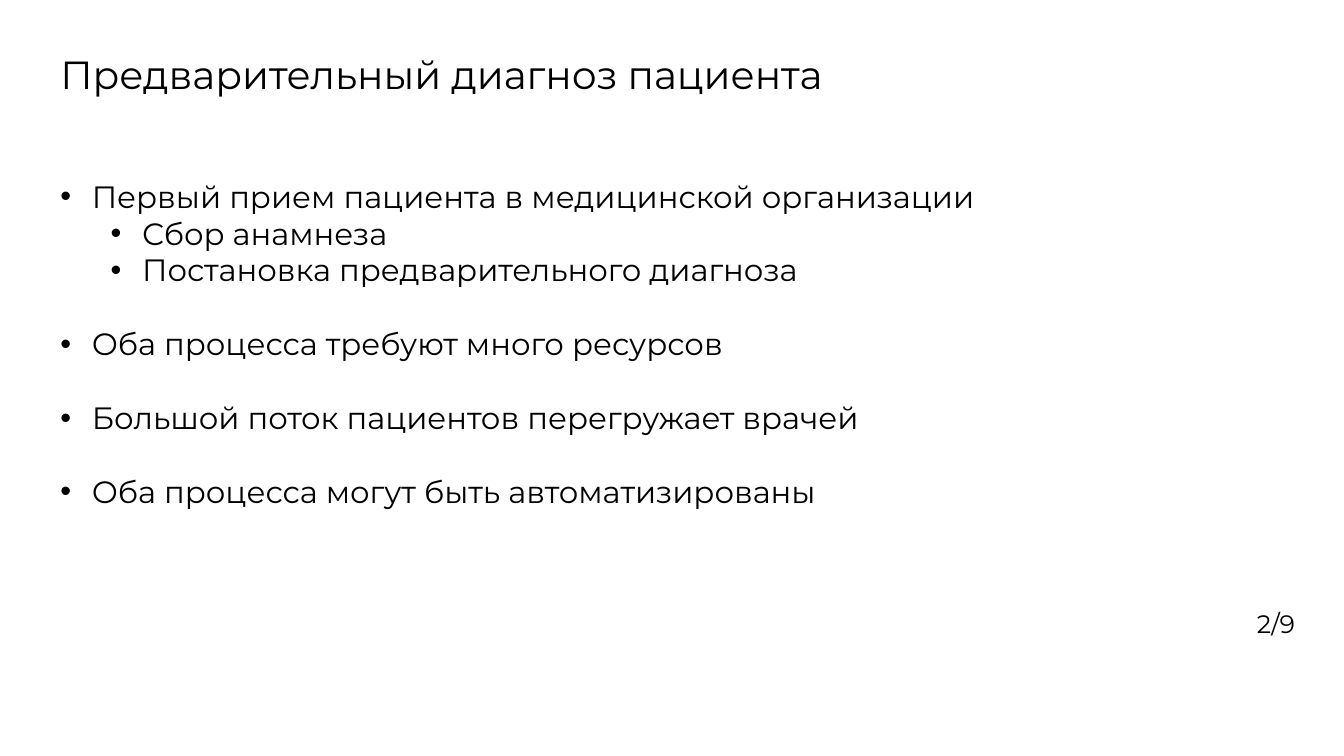
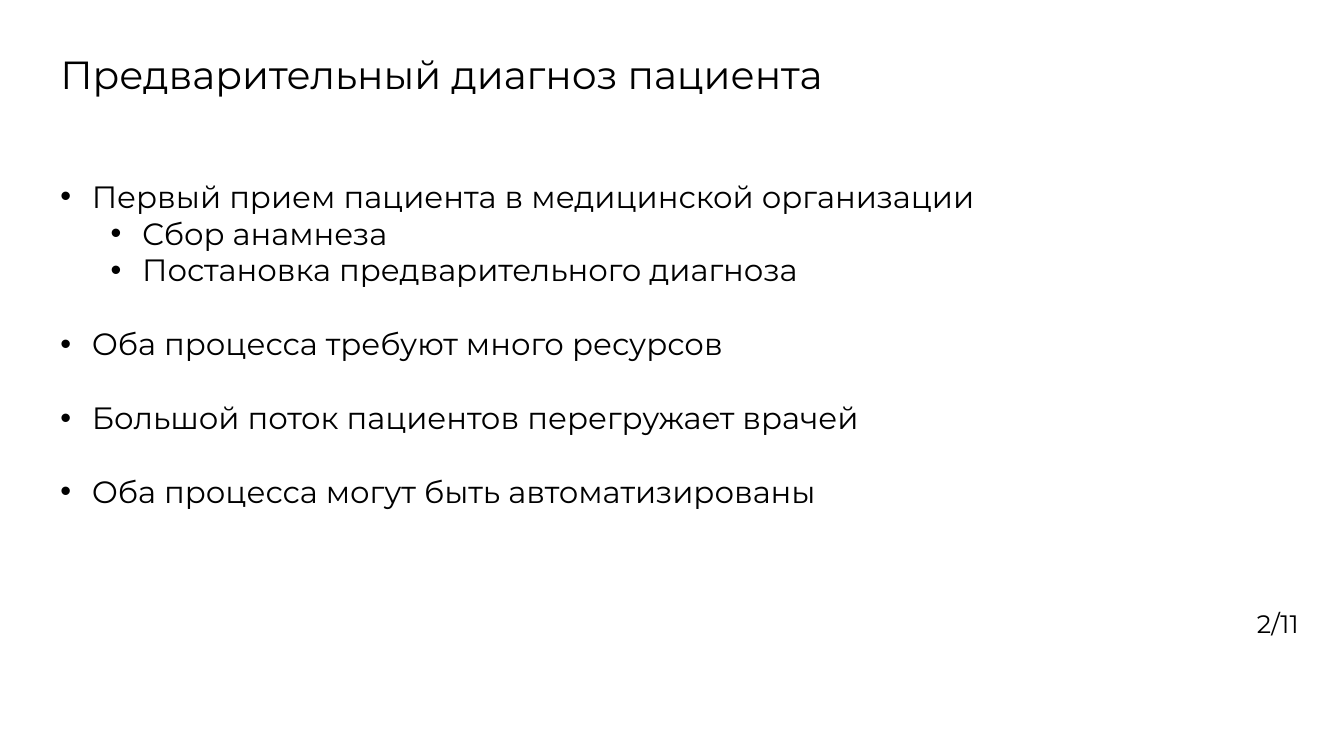
Before and after one commit to NIRMA-PATIENT-INTAKE/disease, a slide deck: slide 2 of presentation materials/КМУ/Егоров М.П, ПогребнойД.А. АРХАРХИТЕКТУРА МОДУЛЯ ЯЗЫКОВОЙ МОДЕЛИ ДЛЯ ПРЕДСКАЗАНИЯ.pptx. Drawn at 1344x756 pixels with LibreOffice and Linux fonts; fonts in the diff are those of the drawing; background and template pictures are left out. Boxes give left, top, right and bottom in pixels: in the first picture for what was removed or moved away, otherwise in the second. Text is boxed around its words. In the diff, an @@ line names an element or a change of style, - is before the commit and + after.

```diff
--- a/presentation materials/КМУ/Егоров М.П, ПогребнойД.А. АРХАРХИТЕКТУРА МОДУЛЯ ЯЗЫКОВОЙ МОДЕЛИ ДЛЯ ПРЕДСКАЗАНИЯ.pptx
+++ b/presentation materials/КМУ/Егоров М.П, ПогребнойД.А. АРХАРХИТЕКТУРА МОДУЛЯ ЯЗЫКОВОЙ МОДЕЛИ ДЛЯ ПРЕДСКАЗАНИЯ.pptx
@@ text at [1257, 611, 1299, 636]: text changed @@
-2/9
+2/11
```
Also in this commit, not shown: 6 other slides changed, 2 slides added, 2 other files.
